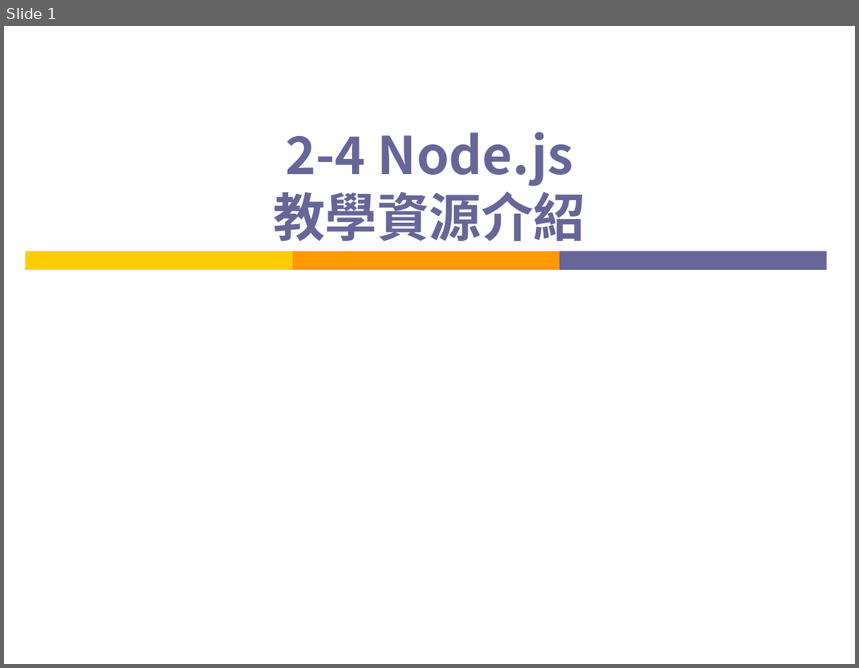
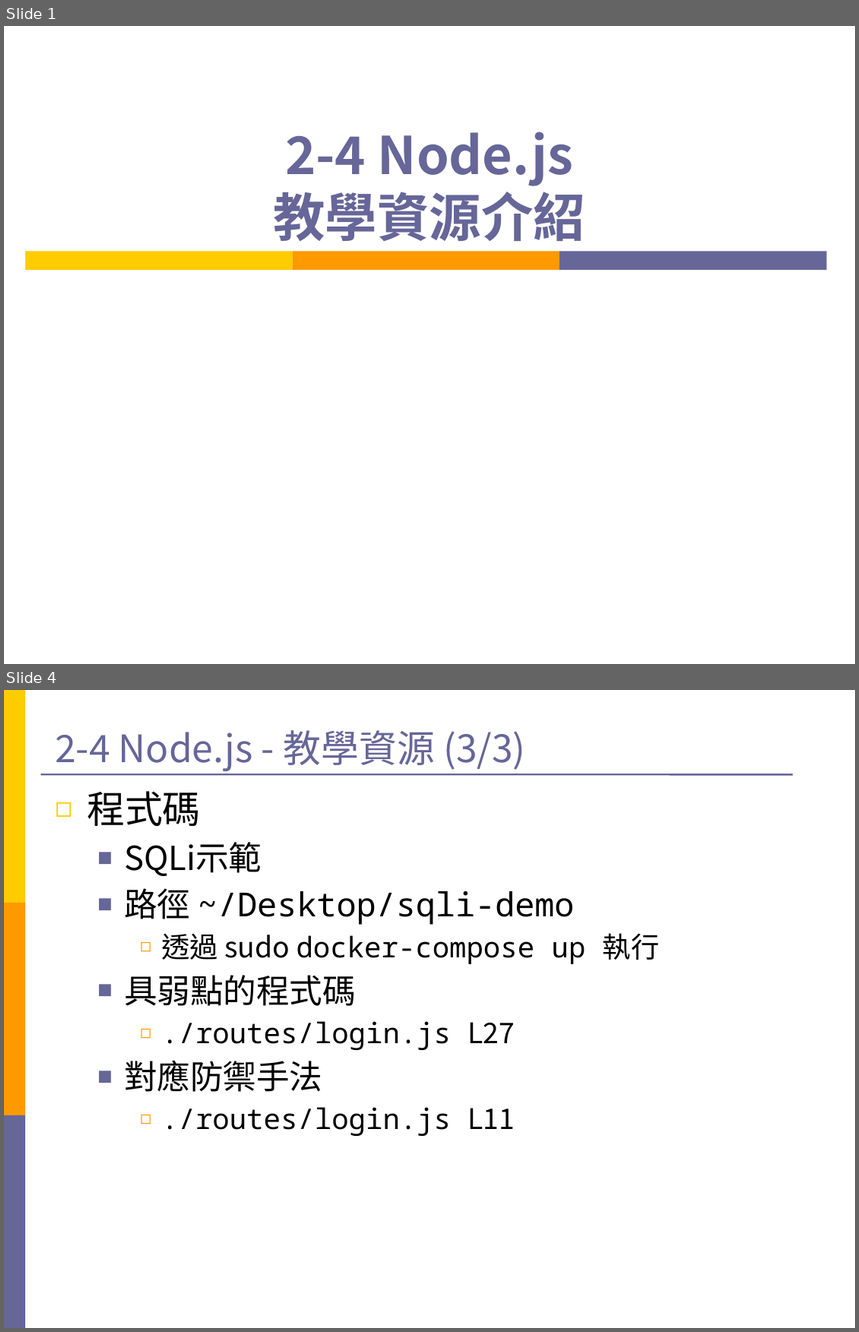
Before and after one commit to Still34/nodejs-security-course, a slide deck: export/nodejs-description.pptx. Shown one above the other, each under a label of ours: slide 1 before the commit, slides 1 and 4 after it; the slides between them are not shown. The pictures are 859x668 and 859x1332 pixels, drawn with LibreOffice and Linux fonts; fonts in the diff are those of the drawing. Boxes give left, top, right and bottom in pixels: in the first picture for what was removed or moved away, otherwise in the second. Text is boxed around its words. In the diff, an @@ line names an element or a change of style, - is before the commit and + after.

```diff
--- a/export/nodejs-description.pptx
+++ b/export/nodejs-description.pptx
@@ slide 4 added at (4,690,855,1328), background #FFFFFF @@
@@ rectangle added at (4,690,25,903), fill #FFCC00 @@
@@ title added at (55,730,525,771), 32 pt, text #666699 @@
+2-4 Node.js - 教學資源 (3/3)
@@ line added from (40, 774) to (793, 774), #666699 1.5 pt @@
@@ text added at (87,791,575,1092), 24 pt, text #000000 @@
+◻ 程式碼
+  ■ SQLi示範
+  ■ 路徑 ~/Desktop/sqli-demo
+    ◻ 透過 sudo docker-compose up 執行
+  ■ 具弱點的程式碼
+    ◻ ./routes/login.js L27
+  ■ 對應防禦手法
+    ◻ ./routes/login.js L11
@@ rectangle added at (4,903,25,1116), fill #FF9900 @@
@@ rectangle added at (4,1116,25,1328), fill #666699 @@
```
Also in this commit, not shown: 2 slides changed.
